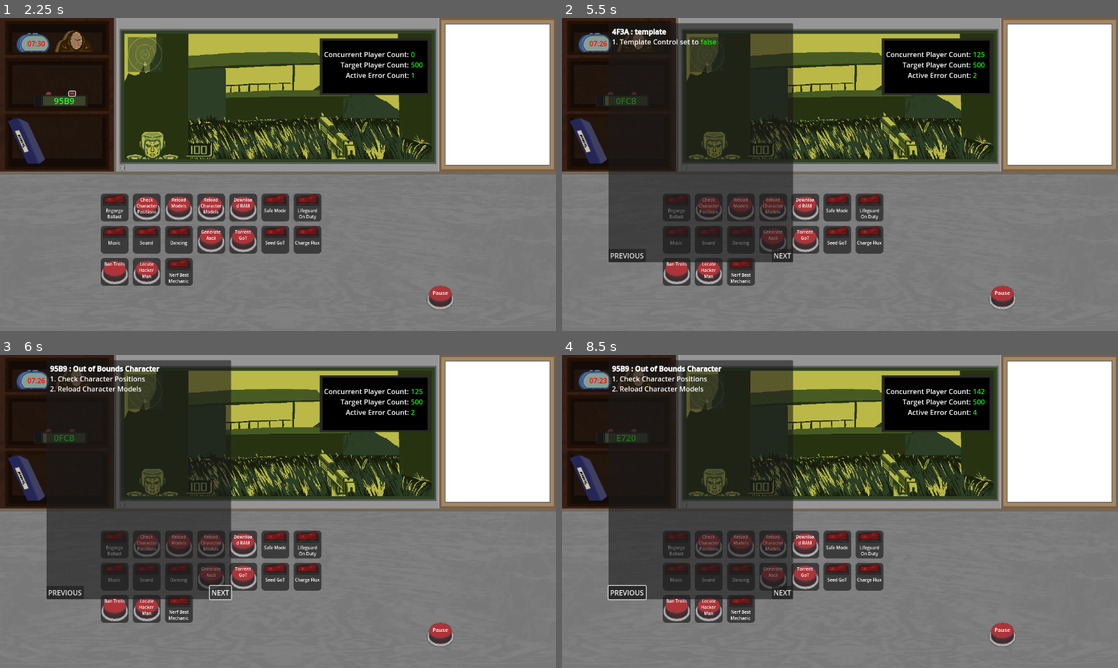
Above: before the commit, frames 1-4 (two rows, left to right).
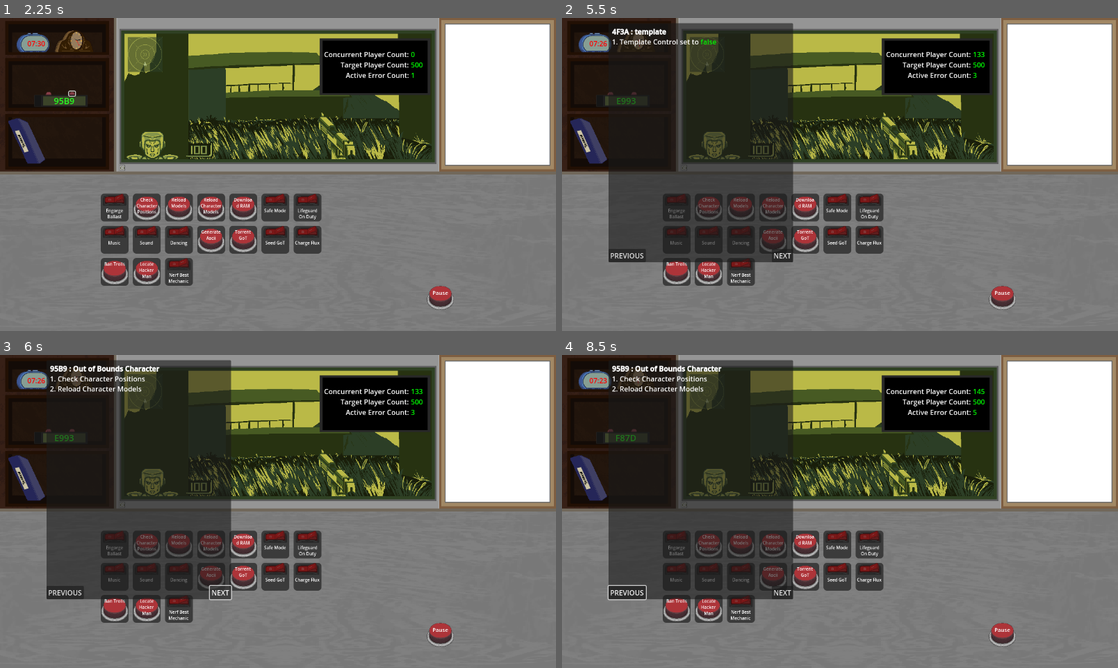
Above: after the commit, the same moments.

Repository: Carth501/team-ferret
Game: Godot game, scene res://scenes/main_menu.tscn
The game is run twice, just before and just after one commit, with the same random seed, the same clock (stepped at 60 frames per second) and the same inputs. Sound files missing from this copy of the repository are replaced by a short silence.
Inputs (mouse positions are in pixels of both pictures, inside the frame that each line leads up to):
- Up to frame 1 (2.25 s): click "NEW GAME" at 0.5 s; click "CONTINUE" at 1.25 s; click (72, 93) at 2 s
- Up to frame 2 (5.5 s): click (634, 93) at 2.75 s; click (706, 208) at 3.52 s; click (612, 93) at 4.25 s; click (589, 140) at 5 s
- Up to frame 3 (6 s): click "NEXT" at 5.75 s
- Up to frame 4 (8.5 s): click "NEXT" at 6.5 s; click "PREVIOUS" at 7.25 s; click (706, 545) at 8.02 s

Frame 1 is identical in both runs. In frame 2, less than 0.1% of the frame differs, in the area x 9-76%, y 10-28%; in frame 3, less than 0.1%; in frame 4, less than 0.1%.

Commit message:
add music to level defs, add tracks

Diff:
--- a/data/level_list.json
+++ b/data/level_list.json
@@ -3,7 +3,8 @@
 	  "metadata": {
 		"name": "template",
 		"id": "L_RING-0",
-		"hidden": true
+		"hidden": true,
+		"music": "lvl_1"
 	  },
 	  "gameplay": {
 		"starting_cpc": 0,
@@ -30,7 +31,8 @@
 	  "metadata": {
 		"name": "Orientation",
 		"id": "L_RING-1",
-		"hidden": false
+		"hidden": false,
+		"music": "lvl_2"
 	  },
 	  "gameplay": {
 		"starting_cpc": 100,
@@ -85,7 +87,8 @@
 	  "metadata": {
 		"name": "Launch Day Lunacy",
 		"id": "L_RING-2",
-		"hidden": false
+		"hidden": false,
+		"music": "lvl_3"
 	  },
 	  "gameplay": {
 		"starting_cpc": 10,
@@ -111,7 +114,8 @@
 	  "metadata": {
 		"name": "Bug Hunt Bonanza",
 		"id": "L_RING-3",
-		"hidden": false
+		"hidden": false,
+		"music": "lvl_4"
 	  },
 	  "gameplay": {
 		"starting_cpc": 25,
@@ -138,7 +142,8 @@
 	  "metadata": {
 		"name": "Code Red Refactor",
 		"id": "L_RING-4",
-		"hidden": false
+		"hidden": false,
+		"music": "lvl_5"
 	  },
 	  "gameplay": {
 		"starting_cpc": 40,
@@ -165,7 +170,8 @@
 	  "metadata": {
 		"name": "Patchwork Pandemonium",
 		"id": "L_RING-5",
-		"hidden": false
+		"hidden": false,
+		"music": "lvl_6"
 	  },
 	  "gameplay": {
 		"starting_cpc": 55,
--- a/scenes/cubicle.tscn
+++ b/scenes/cubicle.tscn
@@ -26,10 +26,10 @@
 [ext_resource type="PackedScene" uid="uid://4xcahh3vvuf3" path="res://scenes/click_player.tscn" id="21_aqy75"]
 [ext_resource type="Script" path="res://scripts/modules/button_module.gd" id="21_sb4bn"]
 [ext_resource type="FontFile" uid="uid://btdpylpyn7vym" path="res://assets/fonts/NotoSansMono-SemiBold.ttf" id="23_830fa"]
-[ext_resource type="AudioStream" uid="uid://dvy7v54gje51" path="res://assets/audio/music/LVL 1.mp3" id="23_colnk"]
+[ext_resource type="AudioStream" uid="uid://dvy7v54gje51" path="res://assets/audio/music/lvl_1.mp3" id="23_colnk"]
 [ext_resource type="Theme" uid="uid://c0tgdmxgi26hi" path="res://assets/themes/tots_theme.tres" id="23_w6ohv"]
-[ext_resource type="PackedScene" uid="uid://c1xnuqltbwh8n" path="res://scenes/analogClock.tscn" id="26_h27ps"]
-[ext_resource type="AudioStream" uid="uid://bwbj66lune5jd" path="res://assets/audio/music/EOD Music.mp3" id="26_rtvup"]
+[ext_resource type="PackedScene" uid="uid://dgq28i1enktnj" path="res://scenes/analogClock.tscn" id="26_h27ps"]
+[ext_resource type="AudioStream" uid="uid://bwbj66lune5jd" path="res://assets/audio/music/eod_music.mp3" id="26_rtvup"]
 
 [sub_resource type="SpriteFrames" id="SpriteFrames_0rx6q"]
 animations = [{
--- a/scenes/game_menu.tscn
+++ b/scenes/game_menu.tscn
@@ -3,7 +3,7 @@
 [ext_resource type="Script" path="res://scripts/game_menu.gd" id="1_4esr6"]
 [ext_resource type="PackedScene" uid="uid://c5t84l7lw67b8" path="res://scenes/level_select_panel.tscn" id="2_iq5f4"]
 [ext_resource type="Script" path="res://scripts/click_player.gd" id="2_jgx4p"]
-[ext_resource type="AudioStream" uid="uid://bed7nnf0yru0" path="res://assets/audio/music/Title Screen.mp3" id="4_1cdb8"]
+[ext_resource type="AudioStream" uid="uid://t5mmhj1jlbxn" path="res://assets/audio/music/title_screen.mp3" id="4_lc7sr"]
 [ext_resource type="Script" path="res://scripts/audio_interface.gd" id="5_txwpc"]
 
 [node name="GameMenu" type="Node" node_paths=PackedStringArray("level_select_panel")]
@@ -39,7 +39,7 @@
 offset_bottom = 612.0
 
 [node name="AudioStreamPlayer" type="AudioStreamPlayer" parent="."]
-stream = ExtResource("4_1cdb8")
+stream = ExtResource("4_lc7sr")
 volume_db = -12.0
 autoplay = true
 bus = &"Music"
--- a/scenes/main_menu.tscn
+++ b/scenes/main_menu.tscn
@@ -12,12 +12,12 @@
 [ext_resource type="Texture2D" uid="uid://y31dmf6l62w0" path="res://assets/images/menu/Shareholders Menu Player.png" id="5_qrggq"]
 [ext_resource type="PackedScene" uid="uid://dw7lctgcou8ei" path="res://scenes/optionsMenu/options_menu.tscn" id="6_mawxx"]
 [ext_resource type="Texture2D" uid="uid://xc5d5304hiu8" path="res://assets/images/menu/buttons/Play.png" id="7_bv67n"]
-[ext_resource type="AudioStream" uid="uid://bed7nnf0yru0" path="res://assets/audio/music/Title Screen.mp3" id="7_dmxoj"]
 [ext_resource type="Script" path="res://scripts/audio_interface.gd" id="8_1m8uy"]
 [ext_resource type="Texture2D" uid="uid://b7vwrtxc2rn7t" path="res://assets/images/menu/buttons/Load.png" id="10_lt7va"]
 [ext_resource type="Texture2D" uid="uid://ci5maioxwyxxx" path="res://assets/images/menu/buttons/Options.png" id="11_4u17b"]
 [ext_resource type="Texture2D" uid="uid://w3ungjfxt5dh" path="res://assets/images/menu/buttons/Credits.png" id="12_jwlpp"]
 [ext_resource type="Texture2D" uid="uid://b7hkaynupl514" path="res://assets/images/menu/buttons/Quit.png" id="14_lls55"]
+[ext_resource type="AudioStream" uid="uid://t5mmhj1jlbxn" path="res://assets/audio/music/title_screen.mp3" id="17_trxdg"]
 
 [sub_resource type="Gradient" id="Gradient_gj2xc"]
 colors = PackedColorArray(0.737255, 0.960784, 0.862745, 1, 0.396078, 0.776471, 0.631373, 1)
@@ -286,7 +286,7 @@
 visible = false
 
 [node name="AudioStreamPlayer" type="AudioStreamPlayer" parent="."]
-stream = ExtResource("7_dmxoj")
+stream = ExtResource("17_trxdg")
 volume_db = -12.0
 autoplay = true
 bus = &"Music"
--- a/scenes/optionsMenu/settings_tab_container.tscn
+++ b/scenes/optionsMenu/settings_tab_container.tscn
@@ -1,10 +1,10 @@
 [gd_scene load_steps=9 format=3 uid="uid://da2nmyxvcffnd"]
 
-[ext_resource type="Script" path="res://scenes/optionsMenu/settings.gd" id="1_jbdlt"]
+[ext_resource type="Script" path="res://scripts/settings.gd" id="1_jbdlt"]
 [ext_resource type="Theme" uid="uid://c0tgdmxgi26hi" path="res://assets/themes/tots_theme.tres" id="1_x8e27"]
 [ext_resource type="Shader" path="res://shaders/blur.gdshader" id="1_y6vc7"]
 [ext_resource type="Script" path="res://scripts/tab_clicked.gd" id="2_ccuh6"]
-[ext_resource type="Script" path="res://scenes/optionsMenu/volume_slider.gd" id="5_uh8iy"]
+[ext_resource type="Script" path="res://scripts/volume_slider.gd" id="5_uh8iy"]
 [ext_resource type="PackedScene" uid="uid://4xcahh3vvuf3" path="res://scenes/click_player.tscn" id="6_r4r0w"]
 
 [sub_resource type="ShaderMaterial" id="ShaderMaterial_0ww3y"]
--- a/scripts/cubicle.gd
+++ b/scripts/cubicle.gd
@@ -78,6 +78,10 @@
 		create_danger_timer(shift_duration)
 	if(current_level.gameplay.has("failure_threshold_percent")):
 		failure_threshold_percent = current_level.gameplay.failure_threshold_percent
+	if(current_level.metadata.has("music")):
+		var song = load("res://assets/audio/music/" + current_level.metadata.music + ".mp3")
+		level_music.stream = song
+		level_music.play()
 
 func get_error_schedule(level):
 	var error_id_schedule = level.gameplay.errors.scheduled
Not shown, removed: assets/audio/music/EOD Music.mp3.import
Not shown, removed: assets/audio/music/LVL 1.mp3.import
Not shown, added: assets/audio/music/LVL 2.mp3.import
Not shown, added: assets/audio/music/LVL 3.mp3.import
Not shown, added: assets/audio/music/LVL 4.mp3.import
Not shown, added: assets/audio/music/LVl 5.mp3.import
Not shown, added: assets/audio/music/Lvl 6.mp3.import
Not shown, added: assets/audio/music/Lvl 7.mp3.import
Not shown, removed: assets/audio/music/Menu Screen.mp3.import
Not shown, added: assets/audio/music/eod_music.mp3.import
Not shown, added: assets/audio/music/lvl_1.mp3.import
Not shown, added: assets/audio/music/lvl_2.mp3.import
(and 24 more such lines)
